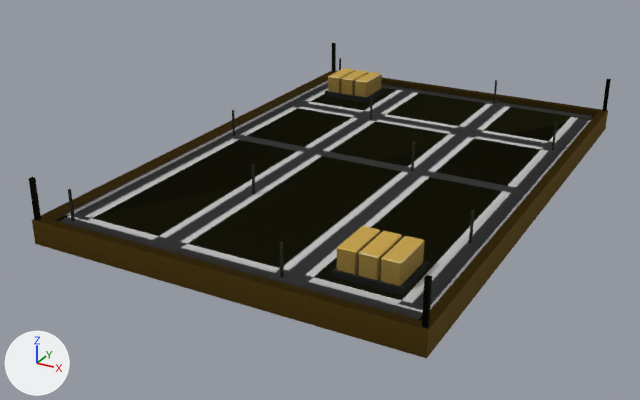
Before and after pictures for a commit that changed the glTF model assets/set_v5/meridian_barracks_foundation.glb.
Rendered twice from a camera (50 mm lens) standing at (7.51, -15.56, 7.05) and looking at (-0.61, -0.81, -0.33). The lights are fixed; the arrows at lower left show +X, +Y and +Z. The older version comes first. Vertices at exactly the same position are counted once.

In view in the first picture: 'body', 'body.001', 'body.002'.
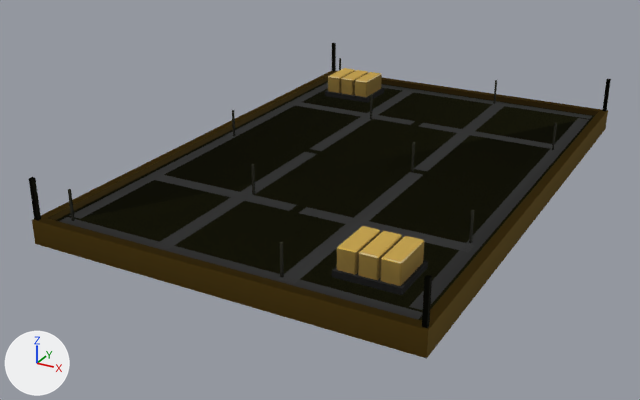
Location of each change, (x1, y1, x2, y2) in pixels of the pictures (640 x 400 px; the box of a moved part takes in the faces that stretch with it):
'body', reshaped
    before: (29, 43, 610, 358)
    after: (29, 43, 611, 328)
'body.002', reshaped
    before: (29, 43, 611, 328)
    after: (58, 43, 594, 320)
part 1 of me_mesh_0, reshaped
    before: (154, 89, 560, 269)
    after: (149, 173, 296, 211)
part 2 of me_mesh_1, built on
    before: (279, 107, 503, 284)
    after: (154, 93, 561, 284)
part 3 of me_mesh_2, rebuilt
    before: (147, 88, 421, 251)
    after: (160, 152, 316, 242)
part 4 of me_mesh_2, rebuilt (not visible afterwards)
    before: (401, 117, 591, 310)
part 5 of me_mesh_2, rebuilt (43% narrower, 44% shorter)
    before: (271, 102, 512, 286)
    after: (284, 172, 422, 275)
part 6 of me_mesh_2, rebuilt (not visible afterwards)
    before: (62, 216, 423, 319)
part 7 of me_mesh_2, rebuilt
    before: (291, 100, 563, 152)
    after: (419, 123, 548, 144)
part 8 of me_mesh_2, rebuilt
    before: (65, 80, 328, 221)
    after: (87, 82, 328, 207)
part 9 of me_mesh_2, moved or reshaped (not visible before)
    after: (291, 89, 506, 167)
part 10 of me_mesh_2, added
    after: (299, 207, 472, 245)
part 11 of me_mesh_2, edited (looks the same)
    both: (58, 43, 594, 221)

Diff of the bpy script that builds the scene:
```diff
--- a/assets/set_v5/meridian_barracks_foundation.glb.py
+++ b/assets/set_v5/meridian_barracks_foundation.glb.py
@@ me_mesh_0 @@
 # used by ob_body; parent = ob_meridian_barracks_foundation_lod0; location = (0.0, 0.0, 0.0)
-me_mesh_0.from_pydata(...)  # 552 vertices, 736 faces; spans x -3.74..3.74, y -5.61..5.61, z 0.0..1.25
+me_mesh_0.from_pydata(...)  # 392 vertices, 524 faces; spans x -3.74..3.74, y -5.61..5.61, z 0.0..1.25
+# me_mesh_0 part 1
+# 4 vertices are removed from x -3.35..3.35, y -0.15..0.15, z 0.37
+# 8 faces are deleted
+# 14 vertices are added at x -3.35..3.35, y -2.91..2.61, z 0.37
+# 6 new vertices lie (0.0, 0.3, 0.0) away from vertices in x -3.35..3.35, y -2.91..2.61, z 0.37
+# 16 new faces join them, mat_team
+# other edits to the shape of me_mesh_0 do not show in these pictures
 me_mesh_0.materials.append(mat_paint)
@@ me_mesh_1 @@
 # used by ob_body_001; parent = ob_meridian_barracks_foundation_lod1; location = (0.0, 0.0, 0.0)
-me_mesh_1.from_pydata(...)  # 112 vertices, 134 faces; spans x -3.74..3.74, y -5.61..5.61, z 0.0..1.25
+me_mesh_1.from_pydata(...)  # 128 vertices, 142 faces; spans x -3.74..3.74, y -5.61..5.61, z 0.0..1.25
+# me_mesh_1 part 2
+# 4 vertices are removed from x -3.35..3.35, y -0.15..0.15, z 0.37
+# 8 faces are deleted
+# 14 vertices are added at x -3.35..3.35, y -2.91..2.61, z 0.37
+# 6 new vertices lie (0.0, 0.3, 0.0) away from vertices in x -3.35..3.35, y -2.91..2.61, z 0.37
+# 16 new faces join them, mat_team
 me_mesh_1.materials.append(mat_paint)
@@ me_mesh_2 @@
 # used by ob_body_002; parent = ob_meridian_barracks_foundation_lod2; location = (0.0, 0.0, 0.0)
-me_mesh_2.from_pydata(...)  # 88 vertices, 102 faces; spans x -3.74..3.74, y -5.61..5.61, z 0.0..1.25
-me_mesh_2.materials.append(mat_paint)
+me_mesh_2.from_pydata(...)  # 84 vertices, 72 faces; spans x -3.71..3.71, y -5.57..5.57, z 0.0..1.25
+# me_mesh_2 part 3: the loose piece of 4 vertices spanning x -1.52..-0.92, y -5.22..5.22, z 0.37 is rebuilt with 4 vertices and now spans x -1.37..-1.07, y -5.21..-0.1, z 0.37
+# me_mesh_2 part 4: the loose piece of 4 vertices spanning x 3.02..3.62, y -4.99..4.99, z 0.37 is rebuilt with 4 vertices and now spans x 3.19..3.45, y -4.99..4.99, z 0.37
+# me_mesh_2 part 5: the loose piece of 4 vertices spanning x 0.92..1.52, y -5.22..5.22, z 0.37 is rebuilt with 4 vertices and now spans x 1.07..1.37, y -5.21..-0.1, z 0.37
+# me_mesh_2 part 6: the loose piece of 4 vertices spanning x -3.45..3.45, y -5.49..-4.89, z 0.37 is rebuilt with 4 vertices and now spans x -3.45..3.45, y -5.32..-5.05, z 0.37
+# me_mesh_2 part 7: the loose piece of 4 vertices spanning x -3.35..3.35, y 2.46..3.06, z 0.37 is rebuilt with 4 vertices and now spans x 0.1..3.35, y 2.61..2.91, z 0.37
+# me_mesh_2 part 8: the loose piece of 4 vertices spanning x -3.62..-3.02, y -4.99..4.99, z 0.37 is rebuilt with 4 vertices and now spans x -3.45..-3.19, y -4.99..4.99, z 0.37
+# me_mesh_2 part 9: 24 vertices removed from x -3.74..3.74, y -5.61..5.61, z 0.0..0.47; 16 vertices added at x -3.45..3.45, y 0.1..5.32, z 0.37
+# me_mesh_2 part 10: 4 vertices added at x 0.1..3.35, y -2.91..-2.61, z 0.37
+# me_mesh_2 part 11: 46 kept faces spanning x -3.71..3.71, y -5.57..5.57, z 0.0..1.25 get new vertex colours; the middle colour goes from yellow #aeae5e to yellow #cccc70
 me_mesh_2.materials.append(mat_paint2)
```
